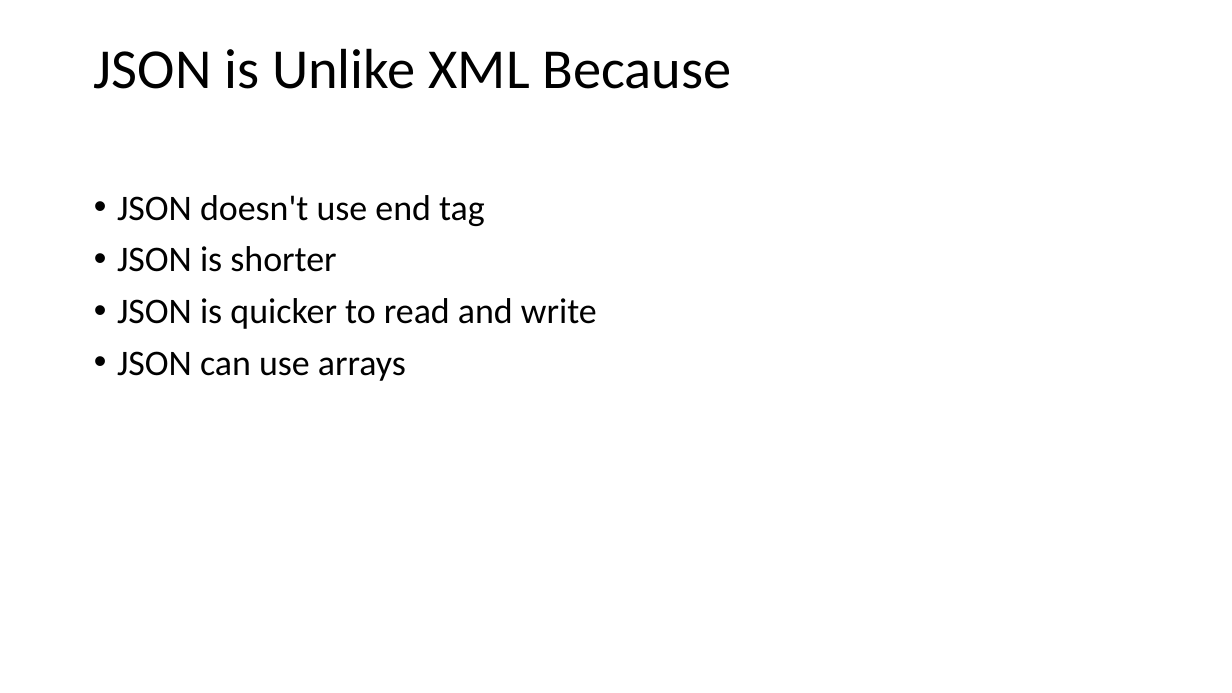
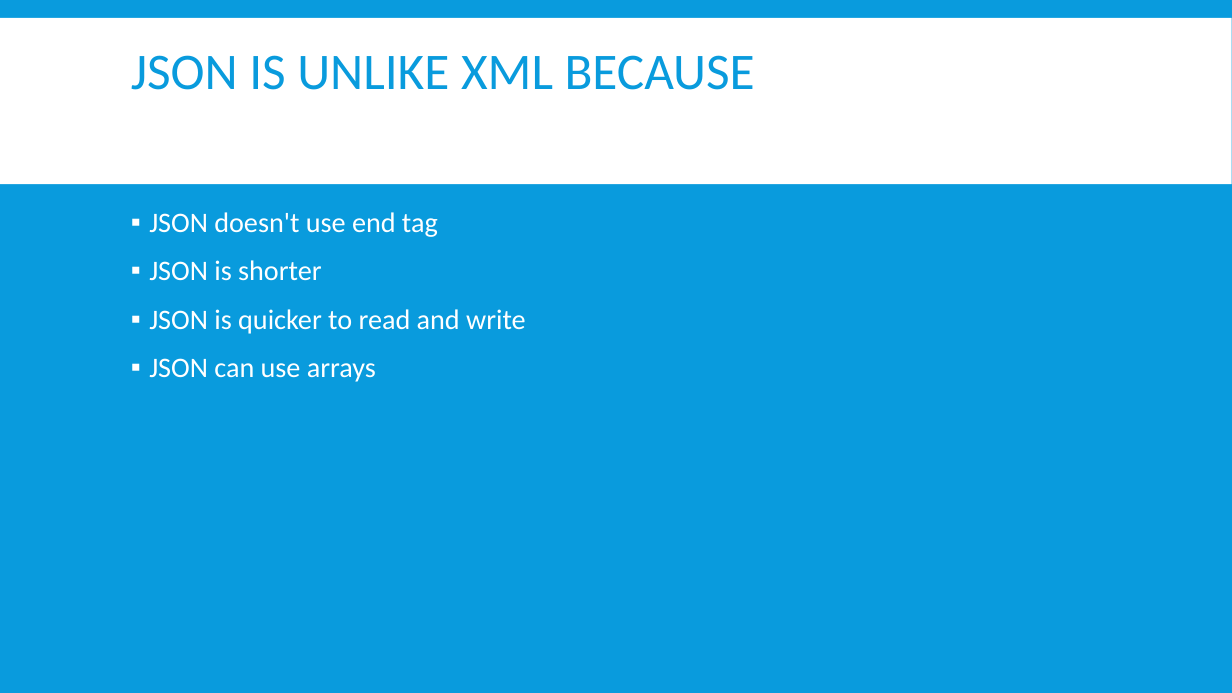
Before and after one commit to Prasundas99/Web-Development-Traning, a slide deck: slide 8 of 09.AJAX/JSON vs XML.pptx. Drawn at 1232x693 pixels with LibreOffice and Linux fonts; fonts in the diff are those of the drawing. Boxes give left, top, right and bottom in pixels: in the first picture for what was removed or moved away, otherwise in the second. Text is boxed around its words. In the diff, an @@ line names an element or a change of style, - is before the commit and + after.

```diff
--- a/09.AJAX/JSON vs XML.pptx
+++ b/09.AJAX/JSON vs XML.pptx
@@ background #FFFFFF to #099BDD @@
@@ rectangle added at (0, 18, 1232, 184), fill #FFFFFF @@
@@ title at (131, 55, 755, 90): text changed; size 44 to 40 pt; text colour #000000 to #099BDD @@
-JSON is Unlike XML Because
+JSON IS UNLIKE XML BECAUSE
@@ text "JSON doesn't use end tag": place and size @@
-text "JSON doesn't use end tag" at (117, 195, 597, 381)
+text "JSON doesn't use end tag" at (149, 212, 526, 382)
@@ text "JSON doesn't use end tag" at (149, 212, 526, 382): size 28 to 22 pt, text colour #000000 to #FFFFFF; bullet • to ▪; more space between paragraphs @@
```
Also in this commit, not shown: 8 other slides changed, 10 other files.
